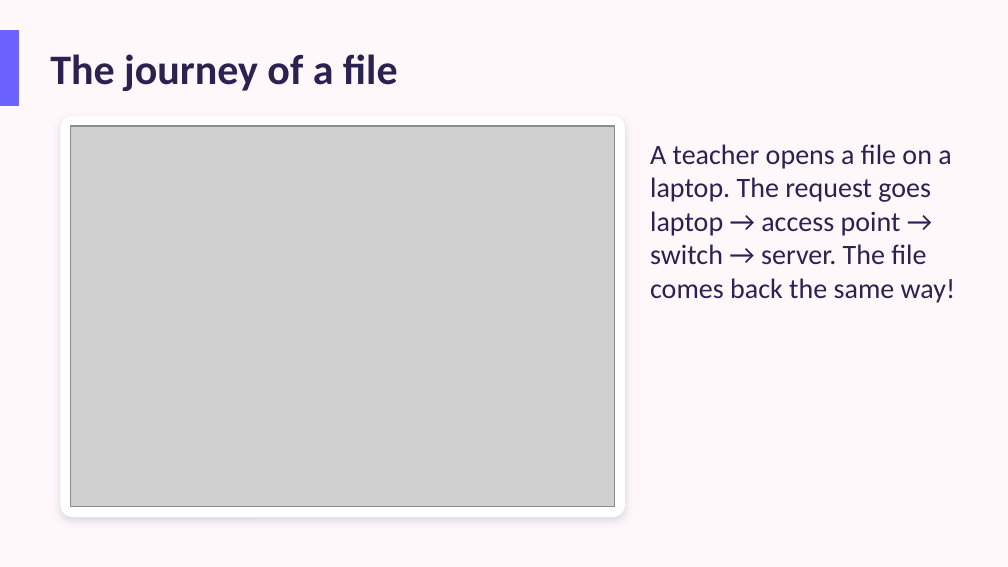
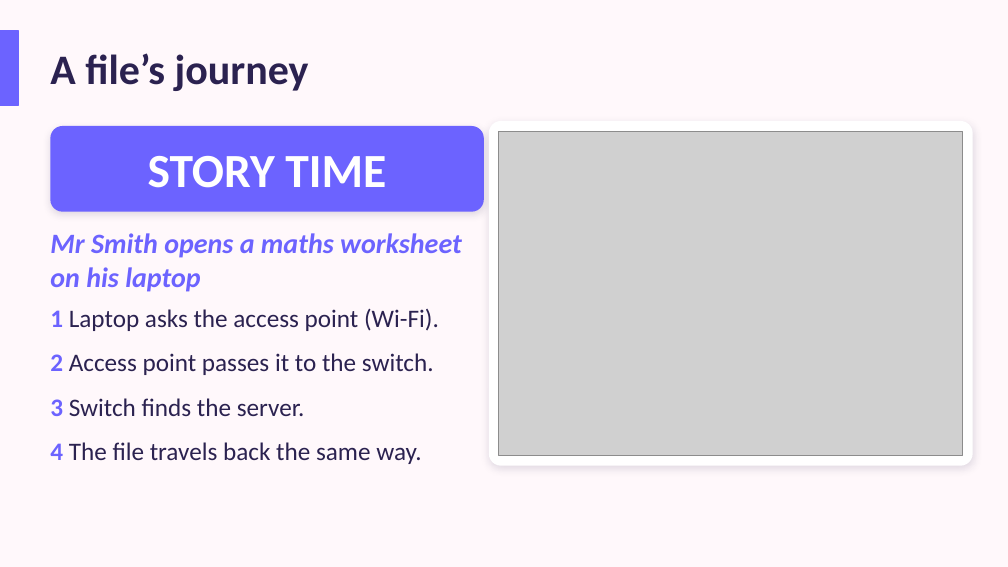
Before and after one commit to abualrif22-glitch/NBC, a slide deck: slide 22 of resources/Year-3/Y3 Unit summary - Connecting Computers.pptx (slide 57 before the commit). Drawn at 1008x567 pixels with LibreOffice and Linux fonts; fonts in the diff are those of the drawing; grey boxes stand for pictures. Boxes give left, top, right and bottom in pixels: in the first picture for what was removed or moved away, otherwise in the second. Text is boxed around its words. In the diff, an @@ line names an element or a change of style, - is before the commit and + after.

```diff
--- a/resources/Year-3/Y3 Unit summary - Connecting Computers.pptx
+++ b/resources/Year-3/Y3 Unit summary - Connecting Computers.pptx
@@ text at [50,53,309,91]: text changed @@
-The journey of a file
+A file’s journey
@@ rounded rectangle: place and size @@
-rounded rectangle at [60,116,625,517]
+rounded rectangle at [50,126,484,212]
@@ rounded rectangle at [50,126,484,212]: fill #FFFFFF to #6C63FF; proportions changed @@
@@ rounded rectangle added at [489,121,973,466], fill #FFFFFF @@
@@ picture: place and size @@
-picture at [71,126,615,507]
+picture at [499,131,963,456]
@@ text added at [148,156,386,188], 34 pt, text #FFFFFF, bold @@
+STORY TIME
@@ text at [50,233,462,292]: text changed; text colour #2B2250 to #6C63FF; bold on; italic on @@
-A teacher opens a file on a laptop. The request goes laptop → access point → switch → server. The file comes back the same way!
+Mr Smith opens a maths worksheet on his laptop
@@ text "Mr Smith opens a maths ..." at [50,233,462,292]: vertical alignment top to middle @@
@@ text added at [50,309,439,464], 18 pt, text #2B2250 @@
+1 Laptop asks the access point (Wi-Fi).
+2 Access point passes it to the switch.
+3 Switch finds the server.
+4 The file travels back the same way.
```
Also in this commit, not shown: 14 other slides changed, 15 slides added, 68 slides removed, 1 other file.
